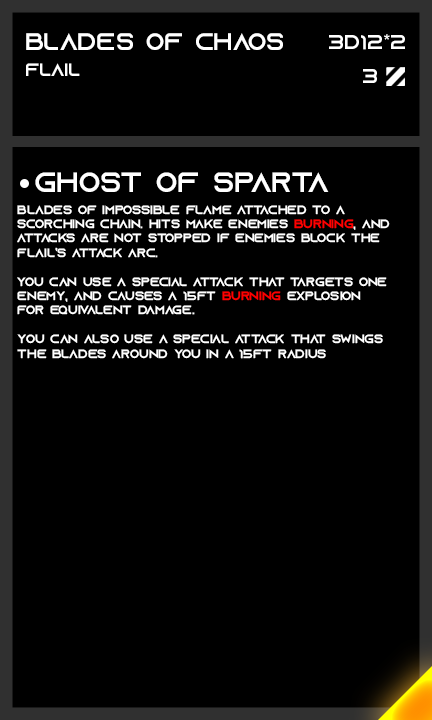
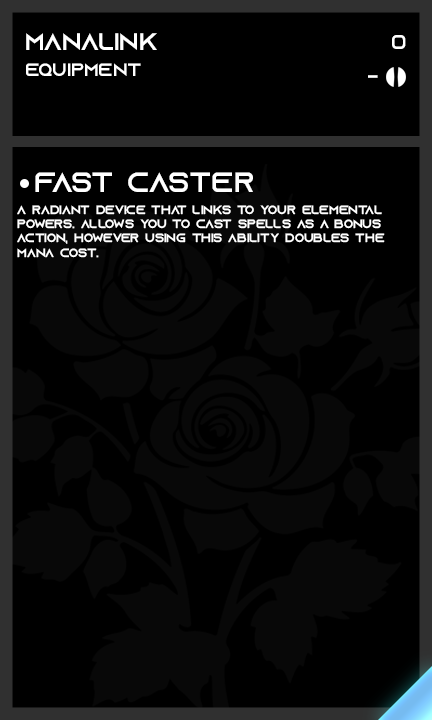
Layered file, before and after one edit (432x720). Changes by layer:
hid "Legendary" over [378, 666, 432, 720]
showed "Rare" over [378, 666, 432, 720]
hid "Anti Tank" over [386, 67, 405, 86]
showed "Standard" over [386, 67, 406, 87]
painted on "AP" over [363, 69, 378, 83]
renamed "3d12*2" to "0", painted on it over [329, 34, 406, 50]
renamed "flail" to "equipment", painted on it over [26, 63, 141, 76]
renamed "blades of chaos" to "manalink", painted on it over [26, 33, 283, 50]
renamed "blades of impossible flame attached to a scorching chain. hits" to "A radiant device that links to your elemental powers. allows y", painted on it over [17, 205, 390, 359]
renamed "ghost of sparta" to "fast caster", painted on it over [35, 172, 329, 192]
showed "Memento" over [12, 164, 432, 713]
